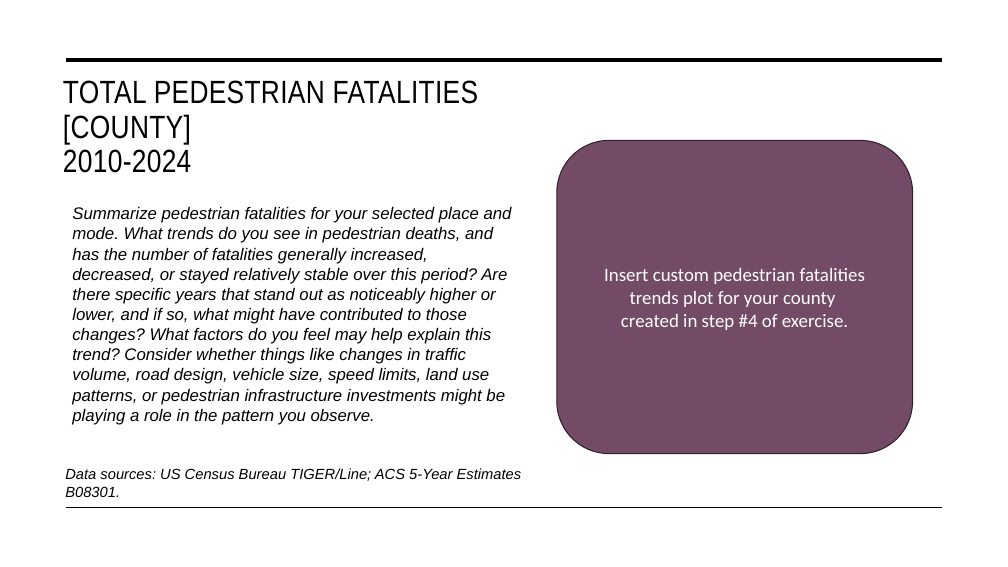
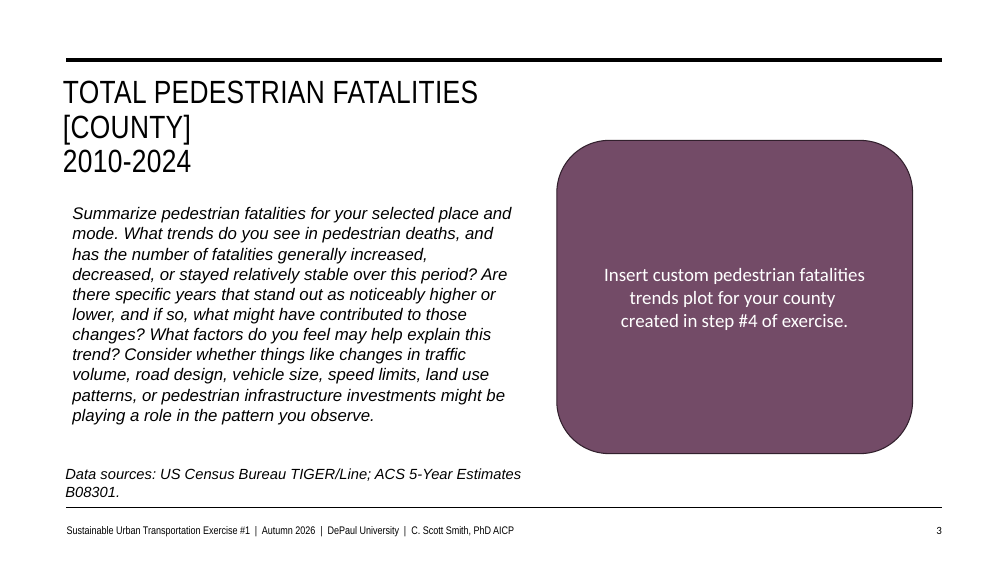
Before and after one commit to justenvirons/pedagogy, a slide deck: slide 3 of 2027/GEO330_Fall_Quarter/exercises/Exercise_01/scripts/slides/Exercise01_Template.pptx. Drawn at 1008x567 pixels with LibreOffice and Linux fonts; fonts in the diff are those of the drawing. Boxes give left, top, right and bottom in pixels: in the first picture for what was removed or moved away, otherwise in the second. Text is boxed around its words. In the diff, an @@ line names an element or a change of style, - is before the commit and + after.

```diff
--- a/2027/GEO330_Fall_Quarter/exercises/Exercise_01/scripts/slides/Exercise01_Template.pptx
+++ b/2027/GEO330_Fall_Quarter/exercises/Exercise_01/scripts/slides/Exercise01_Template.pptx
@@ text added at (67, 526, 514, 536), 10.5 pt, text #000000 @@
+Sustainable Urban Transportation Exercise #1 | Autumn 2026 | DePaul University | C. Scott Smith, PhD AICP
@@ page number added at (936, 527, 942, 534), 10.5 pt, text #000000 @@
+3
```
Also in this commit, not shown: 4 other slides changed, 2 other files.
